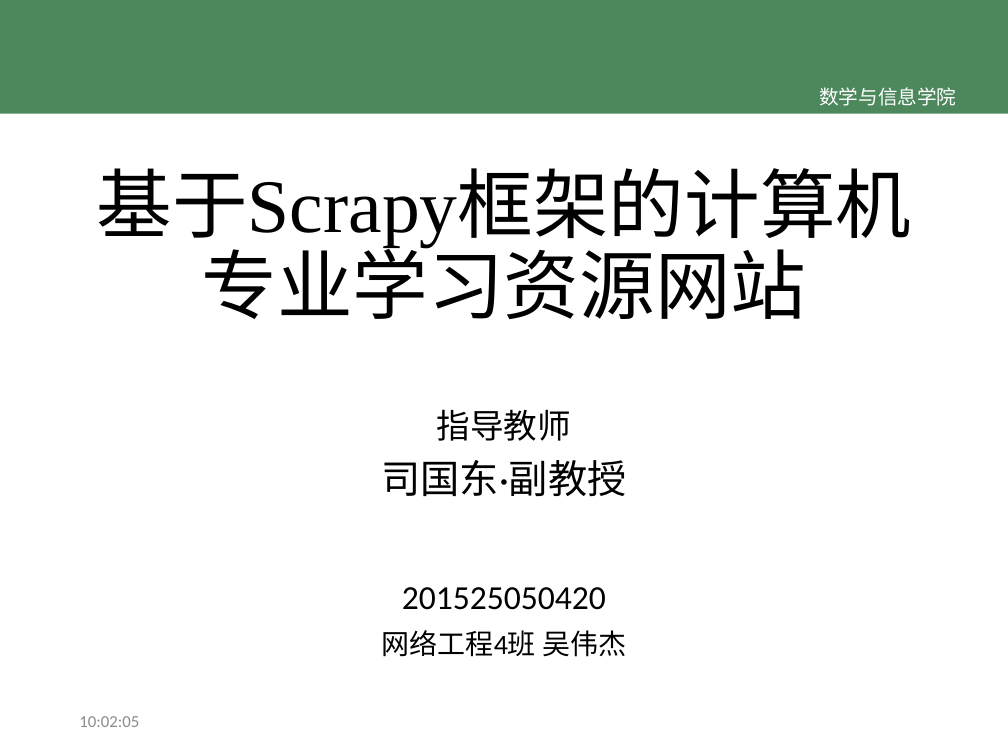
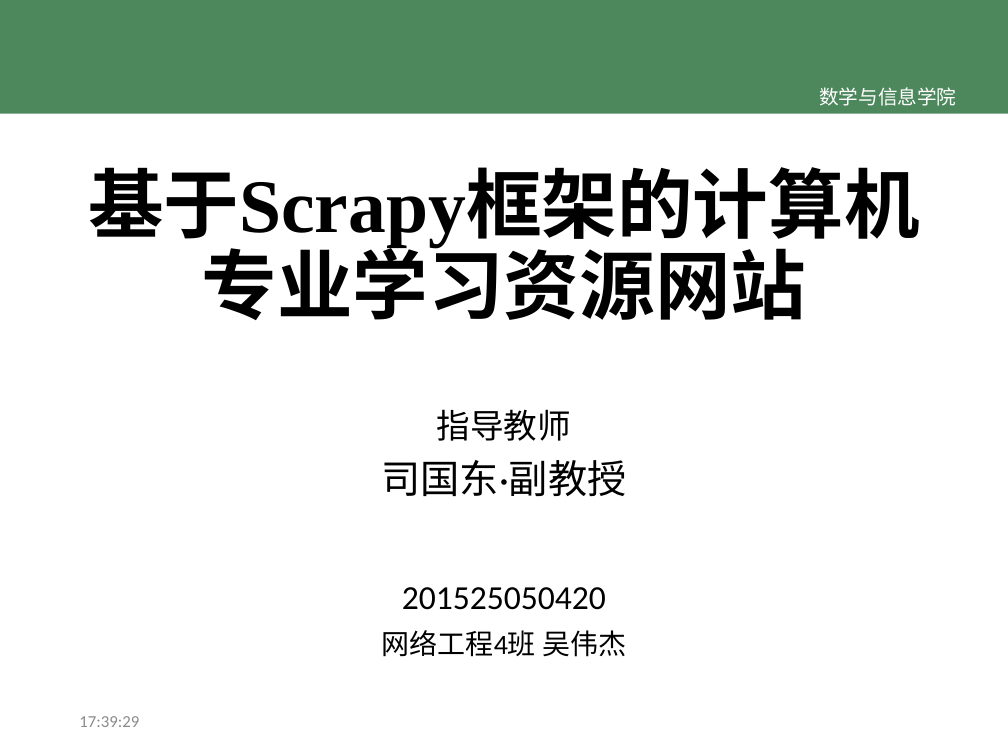
Before and after one commit to TeslaCN/graduation, a slide deck: slide 1 of 基于Scrapy框架的计算机专业学习资源网站_吴伟杰.pptx. Drawn at 1008x756 pixels with LibreOffice and Linux fonts; fonts in the diff are those of the drawing; background and template pictures are left out. Boxes give left, top, right and bottom in pixels: in the first picture for what was removed or moved away, otherwise in the second. Text is boxed around its words. In the diff, an @@ line names an element or a change of style, - is before the commit and + after.

```diff
--- a/基于Scrapy框架的计算机专业学习资源网站_吴伟杰.pptx
+++ b/基于Scrapy框架的计算机专业学习资源网站_吴伟杰.pptx
@@ title "基于Scrapy框架的计算机专业学习资源网站" at <box>88,167,920,251</box>: bold on @@
@@ text at <box>79,716,139,727</box>: text changed @@
-10:02:05
+17:39:29
```
Also in this commit, not shown: 7 other slides changed, 4 slides added, 1 slide removed, 7 other files.
